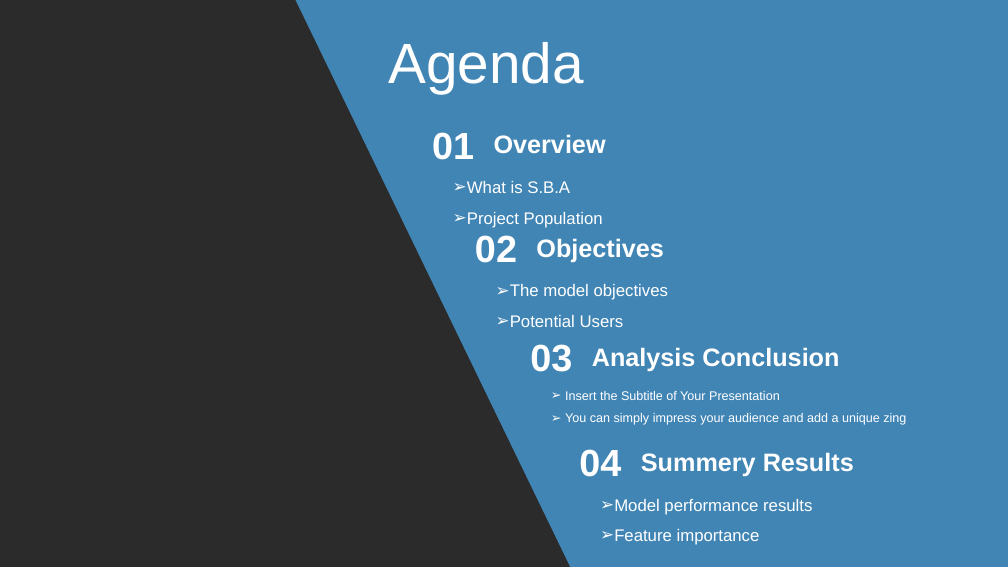
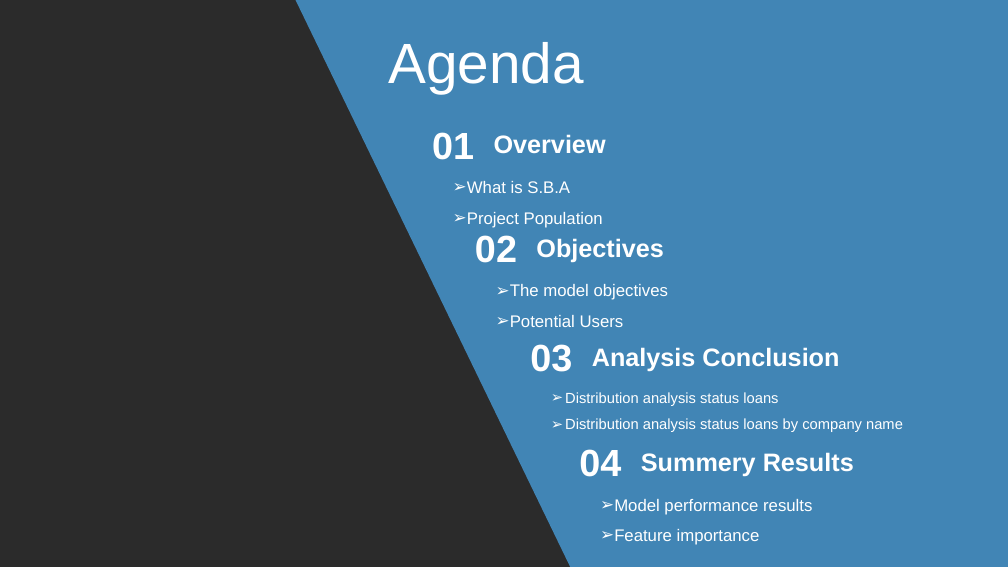
Before and after one commit to Elhai12/SBA_loans_predict, a slide deck: slide 2 of Presentation_model.pptx. Drawn at 1008x567 pixels with LibreOffice and Linux fonts; fonts in the diff are those of the drawing; background and template pictures are left out; a plain dark background stands for a picture behind light text. Boxes give left, top, right and bottom in pixels: in the first picture for what was removed or moved away, otherwise in the second. Text is boxed around its words. In the diff, an @@ line names an element or a change of style, - is before the commit and + after.

```diff
--- a/Presentation_model.pptx
+++ b/Presentation_model.pptx
@@ text at <box>565,392,903,432</box>: text changed; size 12 to 14 pt @@
-➢ Insert the Subtitle of Your Presentation
-➢ You can simply impress your audience and add a unique zing
+➢ Distribution analysis status loans
+➢ Distribution analysis status loans by company name
```
Also in this commit, not shown: 2 other slides changed, 1 slide removed.
